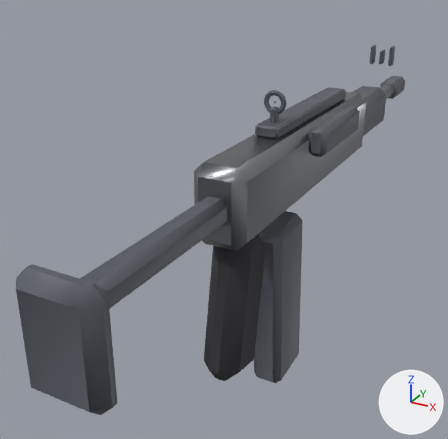
One commit to the glTF model public/assets/models/smg.glb: the scene before it, then after it.
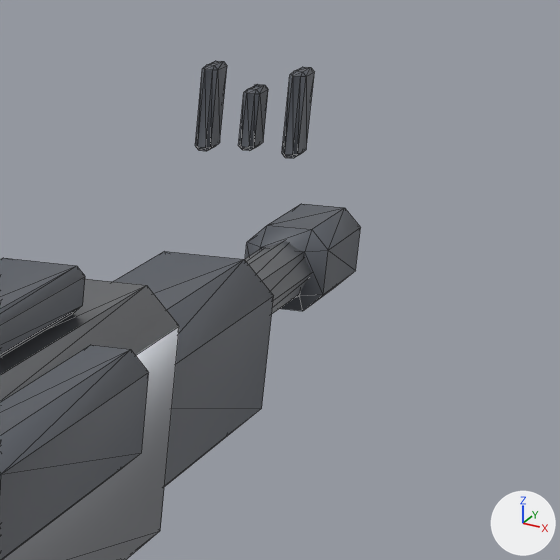
Old and new are each drawn whole from a camera (50 mm lens) standing at (0.1949, -0.4011, 0.1959) and looking at (-0.0625, 0.0669, -0.0381) and again close up on the part from 73% to 100% of the width and 7% to 35% of the height. The axes (+X, +Y, +Z) are drawn at lower right. The lights are the same throughout. The first two pictures are the older version. The close-ups show mesh edges as thin lines. Where no turn or scale is listed for an object, it has been applied to the vertices. Vertices at exactly the same position are counted once.

The older version as bpy lines, for what is in view:
```python
me_cube_001 = bpy.data.meshes.new('Cube.001')
me_cube_001.from_pydata(...)  # 24 vertices, 44 faces; spans x -0.008..0.008, y -0.045..0.045, z -0.012..0.012
me_cube_001.materials.append(mat_td_steel_painted)  # dark grey #595d65
me_cylinder = bpy.data.meshes.new('Cylinder')
me_cylinder.from_pydata(...)  # 340 vertices, 620 faces; spans x -0.027..0.027, y -0.57..0.073, z -0.153..0.064
# faces by material slot: [60, 516, 44]
me_cylinder.materials.append(mat_td_gunmetal)  # grey #8b8e93
me_cylinder.materials.append(mat_td_steel_painted)  # dark grey #595d65
me_cylinder.materials.append(mat_td_rubber)  # dark grey #353538
ob_body = bpy.data.objects.new('body', me_cylinder)
ob_body.location = (0.0, 0.35, 0.032)
ob_bolt = bpy.data.objects.new('bolt', me_cube_001)
ob_bolt.location = (0.028, 0.1, 0.052)
```
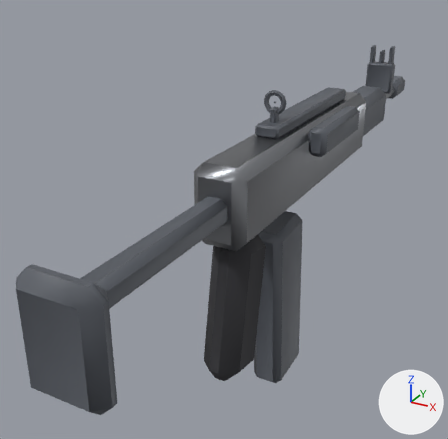
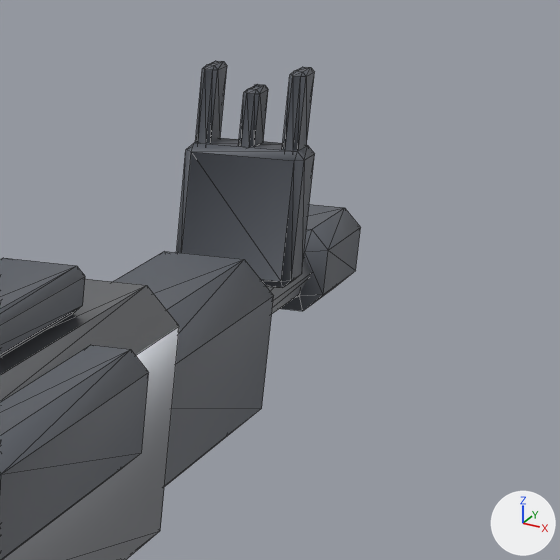
What changed in the scene script:
```text
Change me_cylinder:
    used by ob_body; location = (0.0, 0.35, 0.032)
    remove me_cylinder.from_pydata(...)  # 340 vertices, 620 faces; spans x -0.027..0.027, y -0.57..0.073, z -0.153..0.064
    add me_cylinder.from_pydata(...)  # 364 vertices, 664 faces; spans x -0.027..0.027, y -0.57..0.073, z -0.153..0.064
    me_cylinder part 1: a new loose piece of 24 vertices spanning x -0.015..0.015, y -0.022..-0.008, z 0.006..0.04, in mat_td_steel_painted (dark grey #595d65)
```

Location of each change, (x1, y1, x2, y2) in pixels of the close-ups (560 x 560 px):
part 1 of me_cylinder, added: after (177, 138, 315, 288)
